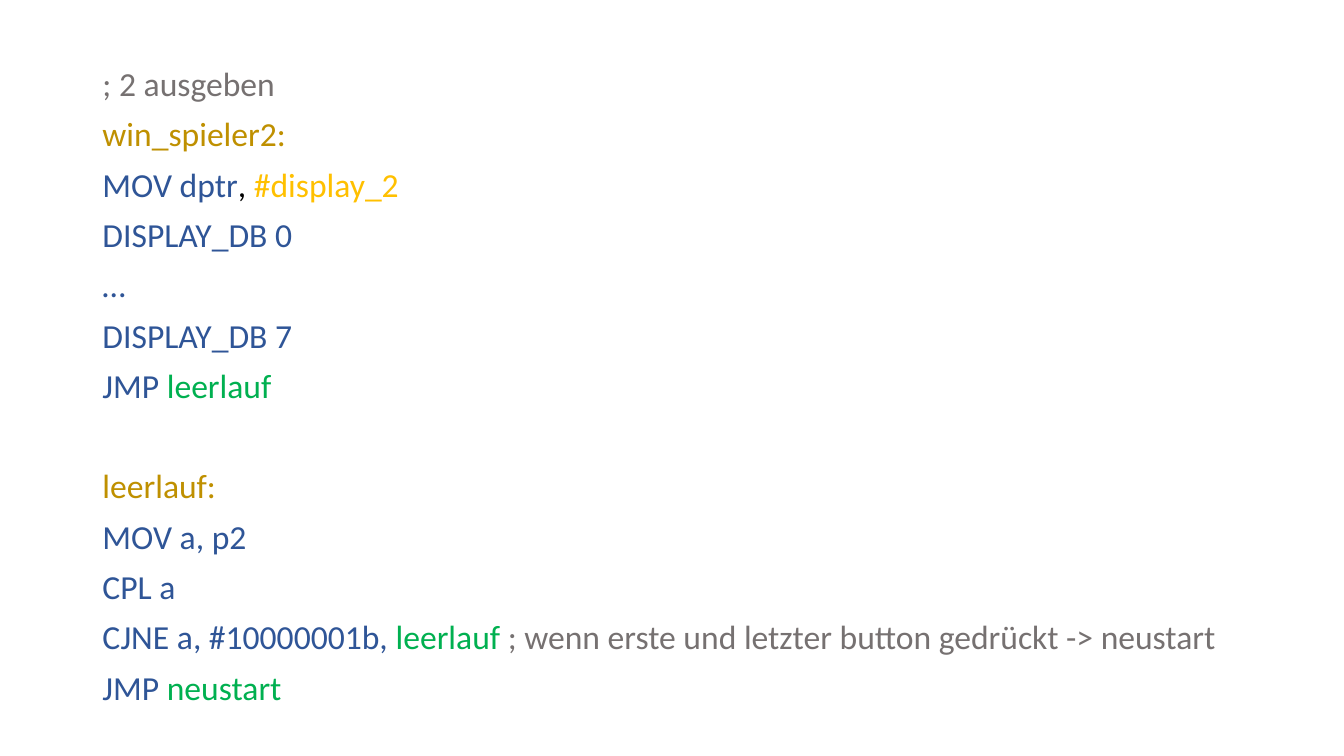
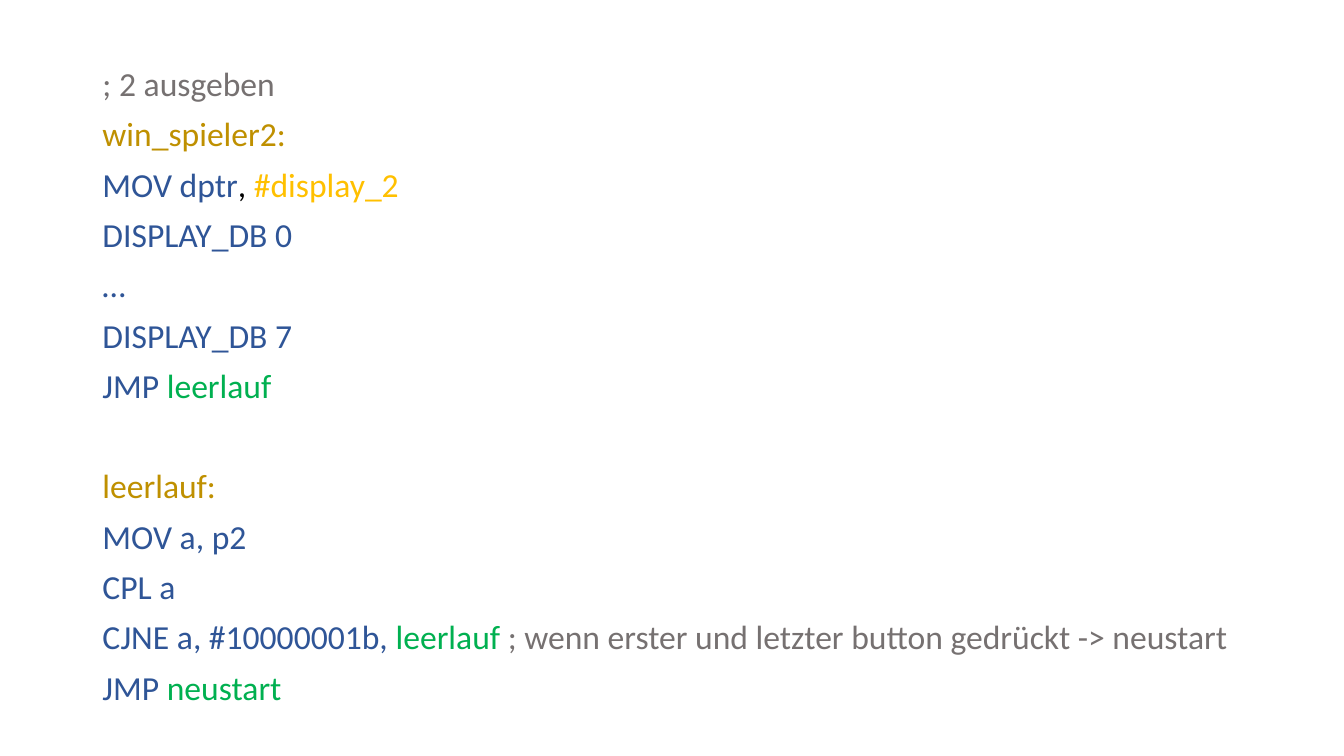
Before and after one commit to riesinger/8051-gewinnt, a slide deck: slide 13 of VierGewinnt.pptx. Drawn at 1344x756 pixels with LibreOffice and Linux fonts; fonts in the diff are those of the drawing. Boxes give left, top, right and bottom in pixels: in the first picture for what was removed or moved away, otherwise in the second. Text is boxed around its words. In the diff, an @@ line names an element or a change of style, - is before the commit and + after.

Commit message:
Annotations in PP

```diff
--- a/VierGewinnt.pptx
+++ b/VierGewinnt.pptx
@@ text at [102,625,1227,655]: text changed @@
-CJNE a, #10000001b, leerlauf ; wenn erste und letzter button gedrückt -> neustart
+CJNE a, #10000001b, leerlauf ; wenn erster und letzter button gedrückt -> neustart
```
